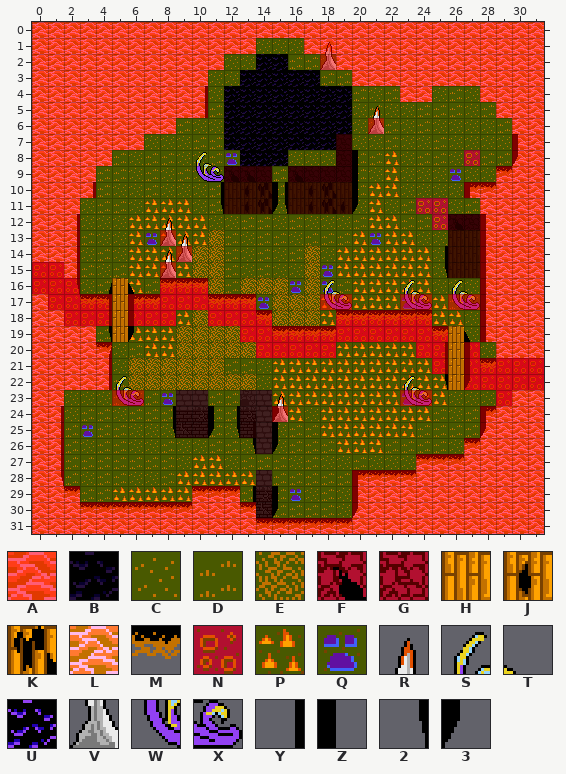
Level history. Tiled map: maps/neather_world.tmx. Above, as it was before the edit.
Cells are 16x16 px. Shown: x 0..31, y 0..31.
Key: from "neather_world_tileset": A 1, B 3, C 57, D 58, E 59, F 64, G 65, H 71, J 72, K 73, L 74, M 76, N 84, P 86, Q 88, R 100, S 101, T 102, U 103, V 116, W 117, X 118, Y 176, Z 177, 2 192, 3 193.
_ is an empty cell.
Layers that did not change in this view are not listed.
Layer "floor" before, first column x 4:
 0 LLLLLLLLLLLLLLLLLLLLL
 1 LLLLLLLLLLCCCLLLLLLLL
 2 LLLLLLLLCCUUDDCLLLLLL
 3 LLLLLLLCCUUUUUDDLLLLL
 4 LLLLLLLCUUUUUUUUDCDLL
 5 LLLLLLLDUUUUUUUUCDCCD
 6 LLLLLDCCUUUUUUUUCCDCD
 7 LLLCCCDDUUUUUUUGCCDCC
 8 LDCDDCCDQUUUCCCGDDPCD
 9 DDCDCDCDFFGDFGGGDCPCC
10 DCCDCCCDHJKDHJKHDPPCC
11 DDCPPPCDHJKCHJKJCPCDN
12 CCPPPPPCCDDCDCCCDPPDD
13 CCPQPPPEDCDDCDDDPQPPC
14 DCPPPDEEDCDCDECPPPPPP
Layer "overfloor" before, first column x 20:
 2 _________
 3 _________
 4 _________
 5 _________
 6 _________
 7 _________
 8 Z________
 9 Z________
10 Z______MM
11 3________
12 ________Z
13 ________Z
14 _____Y__Z
15 _____2__Z
16 ________Z
Layer "furniture" before, first column x 10:
 0 _____________________
 1 ________R____________
 2 ________V____________
 3 _____________________
 4 _____________________
 5 ___________R_________
 6 ___________V_________
 7 _____________________
 8 ST___________________
 9 WX___________________
10 _________________Z___
11 _____________________
12 _____________________
13 _____________________
14 _____________________
15 _____________________
16 ________ST___ST_ST___
17 ________WX___WX_WX___
18 _____________________
19 _____________________
20 _____________________
21 _____________________
22 _____________ST______
23 _____R_______WX______
24 _____V____________Z__
Layer "obstacle" before, first column x 5:
 0 AAAAAAAAAAAAAAAAAAAAAAAAAA
 1 AAAAAAAAA___AAAAAAAAAAAAAA
 2 AAAAAAA______AAAAAAAAAAAAA
 3 AAAAAA_________AAAAAAAAAAA
 4 AAAAAA____________AA___AAA
 5 AAAAAA__________________AA
 6 AAAA____________A________A
 7 AA____________A__________A
 8 ______________A__________A
 9 _______AAA_AAAA_________AA
10 _______AAA_AAAA_______AAAA
11 _______AAA_AAAA________AAA
12 _____________________AAAAA
13 ___A_________________AAAAA
14 ____A________________AAAAA
15 ___A_________________AAAAA
16 ___AAA_________________AAA
Layer "invisible" before, first column x 4:
 0 _____________________
 1 _____________________
 2 __________BB_________
 3 _________BBBBB_______
 4 ________BBBBBBBB_____
 5 ________BBBBBBBB_____
 6 ________BBBBBBBB_____
 7 ________BBBBBBBB_____
 8 _________BBB___B_____
 9 ________BBB_BBBB_____
10 ________BBB_BBBB_____
11 ________BBB_BBBB_____
12 _____________________
13 _____________________
14 _____________________
After the commit:
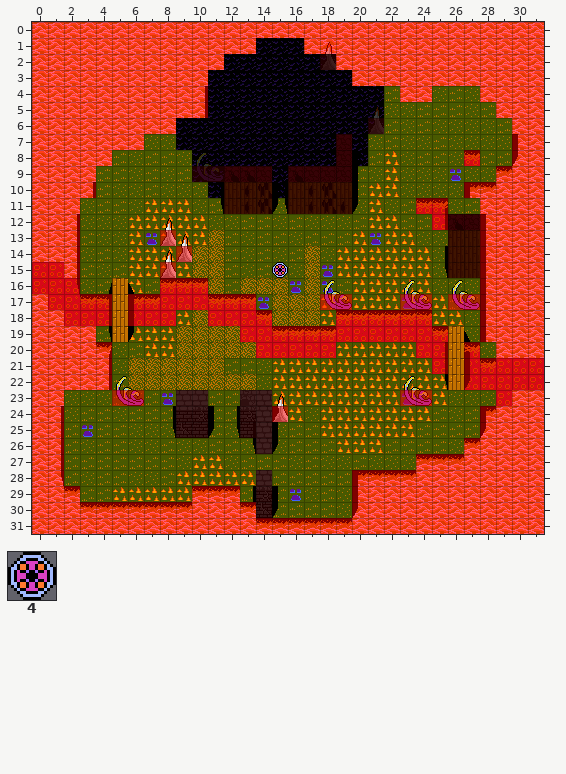
Further tiles: from "neather_world_tileset": 4 15.
See-through tiles are keyed as they look on the map.
What changed:
Layer "floor":
The edit turns tile C into tile U in row 1 at x 14 to 16; in row 2 at x 12 to 13 and 18; in row 3 at x 11 to 12; in row 4 at x 11 and 21; in row 5 at x 20; in row 6 at x 10 to 11 and 20 to 21.
The edit turns tile C into tile U in row 7 at x 9 and 20; in row 8 at x 10 and 16 to 18; in row 9 at x 10.
The edit turns tile D into tile U in row 2 at x 16 to 17; in row 3 at x 18 to 19; in row 4 at x 20; in row 5 at x 11 and 21; in row 6 at x 9; in row 7 at x 10 to 11.
The edit turns tile D into tile U in row 8 at x 11 and 20; in rows 9 to 10 at x 11 and 15.
The edit turns tile Q into tile U in row 8 at x 12.
Layer "overfloor":
There is now tile Y in rows 11 to 12 at x 25.
Layer "furniture":
There is now tile 4 in row 15 at x 15.
There is now tile M in row 8 at x 27; in row 11 at x 24 to 25; in row 20 at x 27.
Layer "ceiling":
There is now tile R in row 5 at x 21.
There is now tile S in row 8 at x 10.
There is now tile T in row 8 at x 11.
There is now tile V in row 2 at x 18; in row 6 at x 21.
There is now tile W in row 9 at x 10.
There is now tile X in row 9 at x 11.
Layer "obstacle":
There is now tile A in row 8 at x 27; in row 9 at x 10 to 11; in row 11 at x 24 to 25; in row 12 at x 25.
Layer "invisible":
There is now tile B in row 1 at x 14 to 16; in row 2 at x 12 to 13 and 16 to 18; in row 3 at x 11 to 12 and 18 to 19; in rows 4 to 5 at x 11 and 20 to 21; in row 6 at x 9 to 11 and 20 to 21; in row 7 at x 9 to 11 and 20.
There is now tile B in row 8 at x 10 to 12, 16 to 18 and 20; in row 9 at x 10 to 11 and 15; in row 10 at x 11 and 15.
Changed places in both pictures, as pixel boxes (x1, y1, x2, y2):
changed: (176, 38, 384, 198)
added: (464, 150, 480, 166)
added: (416, 198, 448, 230)
added: (272, 262, 288, 278)
added: (464, 342, 480, 353)
